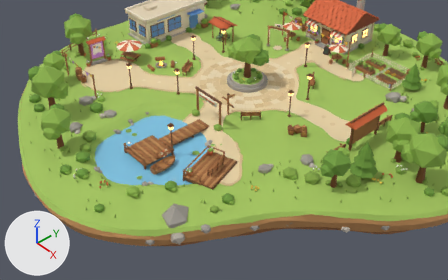
Renders of the Blender file art/island/island.blend from each side of a commit.
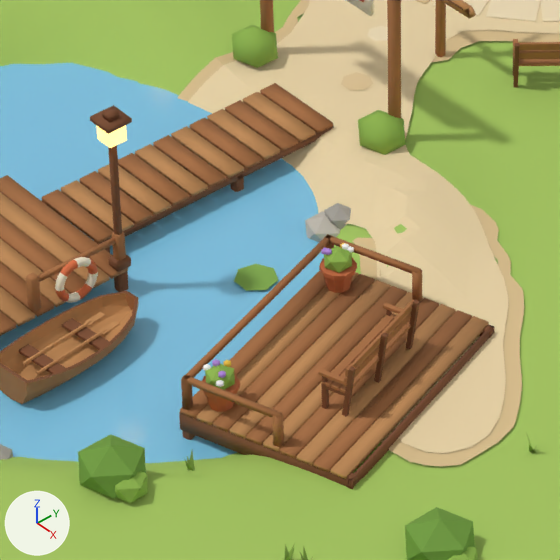
Each version is shown from a 50 mm lens placed at (43.05, -41.01, 36.74), pointed at (8.84, -11.16, 2.45), then close up on the part from 34% to 56% of the width and 37% to 72% of the height. Arrows for +X, +Y and +Z are at lower left; the lights stay in place. The older version's two pictures come first.

In view in the first close-up: 'block_bench_07', 'block_lamp_11', 'block_welcome_arch', 'deco_boat', 'deco_bushes', 'deco_path_edge', 'deco_paving', 'walk_dock', 'walk_ground', 'walk_lookout', 'walk_path', 'water_pond' and 9 more.
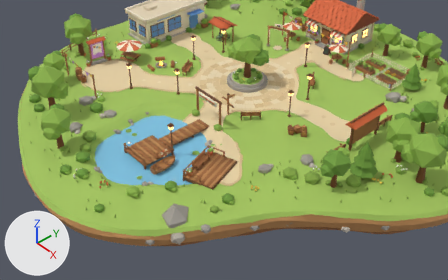
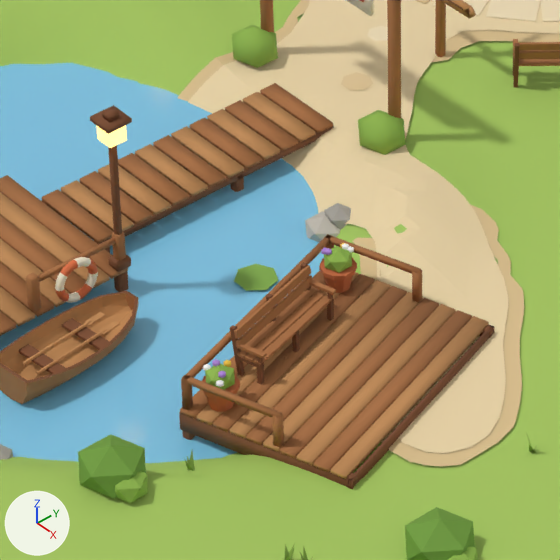
Location of each change, (x1, y1, x2, y2) in pixels of the close-ups (560 x 560 px):
```json
{"object": "block_bench_07", "change": "moved, turned", "before": [318, 299, 420, 417], "after": [230, 262, 336, 385]}
```

Edits to the scene script, one JSON object a line:
```json
{"op": "set", "path": "ob_block_bench_07.location", "old": "(9.61, -12.85, 0.26)", "new": "(8.14, -13.34, 0.17)"}
{"op": "set", "path": "ob_block_bench_07.rotation_euler", "old": "(0.0, 0.0, -1.257)", "new": "(0.0, 0.0, 1.836)", "note": "degrees (0, 0, -72) -> degrees (0, 0, 105)"}
```
